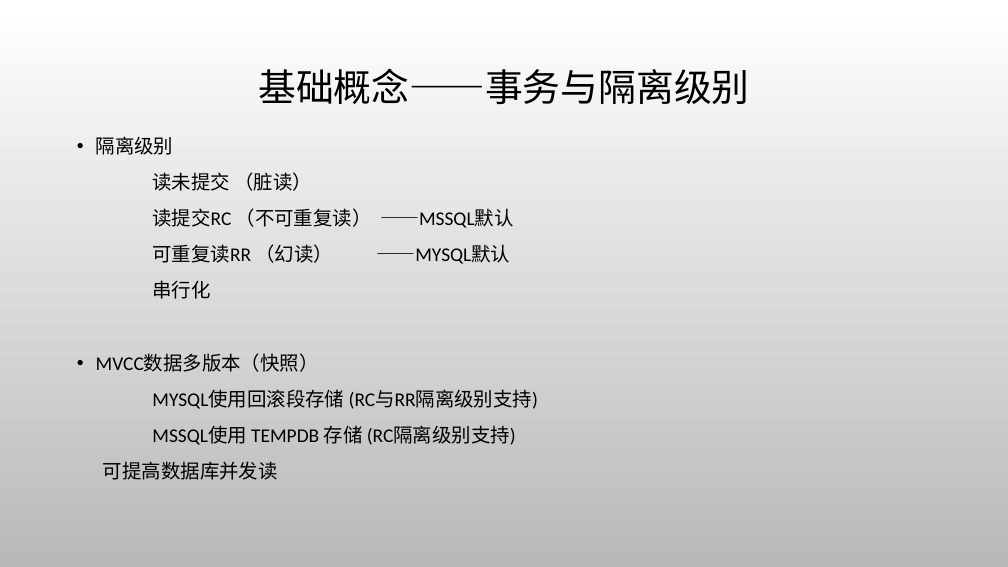
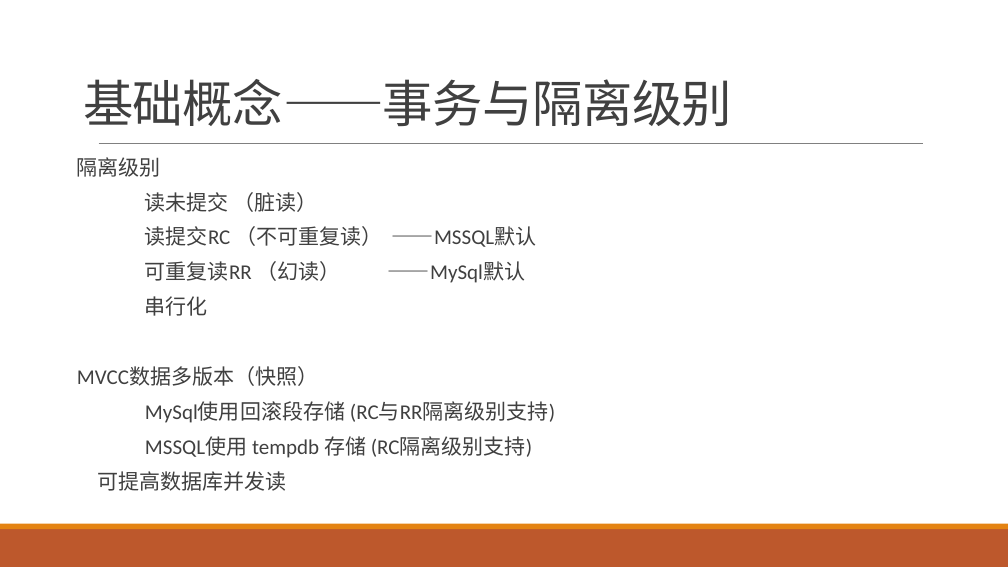
Before and after one commit to jaspone/notes, a slide deck: slide 11 of mysql分享.pptx. Drawn at 1008x567 pixels with LibreOffice and Linux fonts; fonts in the diff are those of the drawing; background and template pictures are left out. Boxes give left, top, right and bottom in pixels: in the first picture for what was removed or moved away, otherwise in the second. Text is boxed around its words. In the diff, an @@ line names an element or a change of style, - is before the commit and + after.

```diff
--- a/mysql分享.pptx
+++ b/mysql分享.pptx
@@ background picture (left out) to #FFFFFF @@
@@ title "基础概念——事务与隔离级别": place and size @@
-title "基础概念——事务与隔离级别" at box(258, 68, 749, 104)
+title "基础概念——事务与隔离级别" at box(83, 79, 732, 126)
@@ title "基础概念——事务与隔离级别" at box(83, 79, 732, 126): size 36 to 48 pt, text colour #000000 to #404040, letter spacing 0 to -0.5 pt; alignment centre to left; line spacing 0.9 to 0.85; vertical alignment middle to bottom @@
@@ line added from (99, 144) to (923, 144), #808080 0.5 pt @@
@@ text "隔离级别": place and size @@
-text "隔离级别" at box(96, 136, 538, 480)
+text "隔离级别" at box(77, 157, 555, 491)
@@ text at box(77, 157, 537, 491): size 18.5 to 20 pt, text colour #000000 to #404040 in "隔离级别", "读未提交 （脏读）", "读提交RC （不可重复读） ——MSSQL默认", "串行化" and 2 more places; bullet • to  ; line spacing 1.1 to 0.8; more space between paragraphs; bullet colour #000000 to #E48312 @@
@@ text at box(145, 261, 525, 283): text changed; size 18.5 to 20 pt; text colour #000000 to #404040 @@
-可重复读RR （幻读） ——MYSQL默认
+可重复读RR （幻读） ——MySql默认
@@ text at box(145, 401, 555, 458): text changed; size 18.5 to 20 pt; text colour #000000 to #404040 @@
-MYSQL使用回滚段存储 (RC与RR隔离级别支持)
-MSSQL使用 TEMPDB 存储 (RC隔离级别支持)
+MySql使用回滚段存储 (RC与RR隔离级别支持)
+MSSQL使用 tempdb 存储 (RC隔离级别支持)
@@ rectangle added at box(0, 529, 1008, 567), fill #BD582C @@
@@ rectangle added at box(0, 524, 1008, 529), fill #E48312 @@
```
Also in this commit, not shown: 40 other slides changed.
